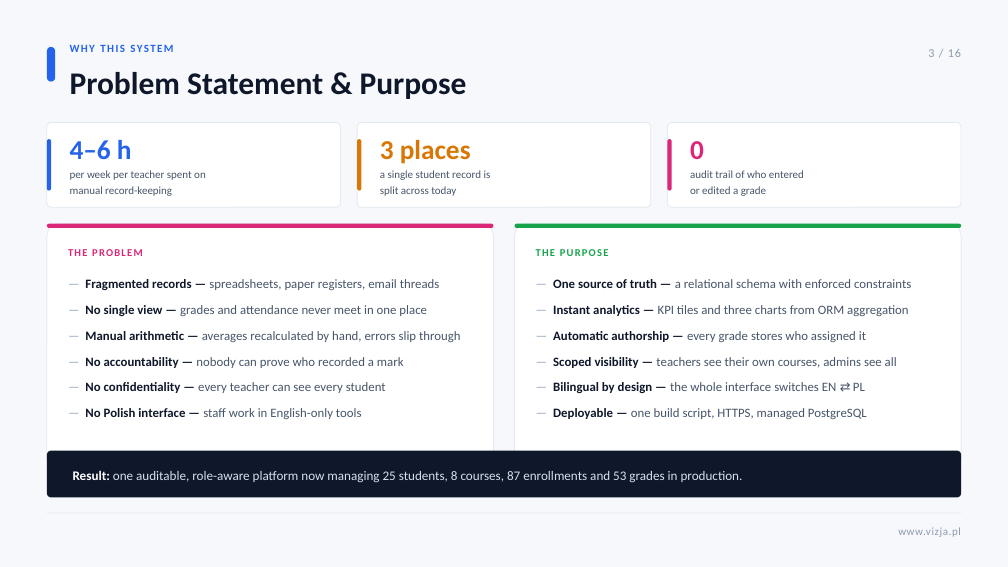
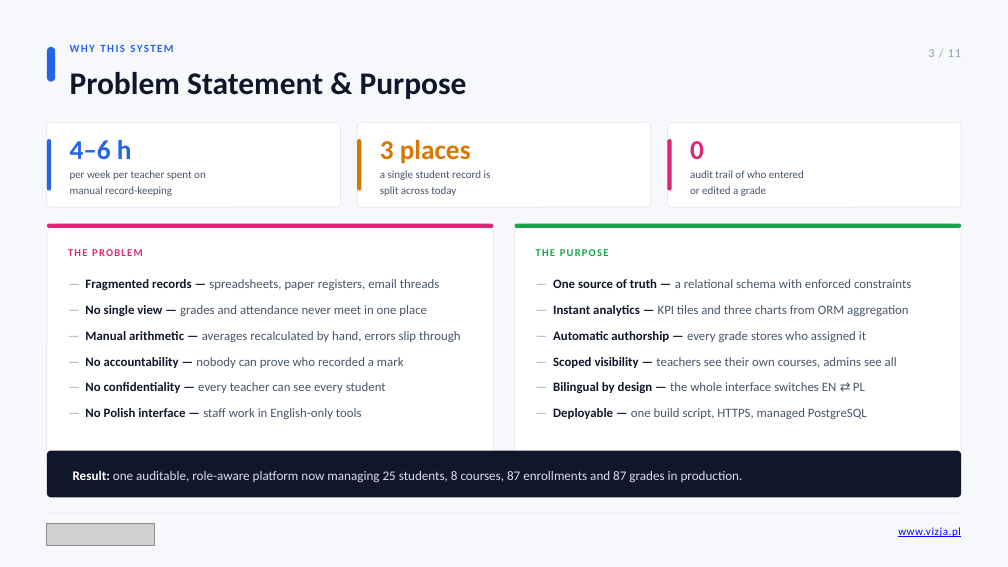
Before and after one commit to maksym671/Diploma-Project-SMS-Management-System, a slide deck: slide 3 of Maksym_Shpak_Diploma_Presentation.pptx. Drawn at 1008x567 pixels with LibreOffice and Linux fonts; fonts in the diff are those of the drawing; grey boxes stand for pictures. Boxes give left, top, right and bottom in pixels: in the first picture for what was removed or moved away, otherwise in the second. Text is boxed around its words. In the diff, an @@ line names an element or a change of style, - is before the commit and + after.

```diff
--- a/Maksym_Shpak_Diploma_Presentation.pptx
+++ b/Maksym_Shpak_Diploma_Presentation.pptx
@@ text at <box>928,49,961,57</box>: text changed @@
-3 / 16
+3 / 11
@@ text at <box>73,470,743,483</box>: text changed @@
-Result: one auditable, role-aware platform now managing 25 students, 8 courses, 87 enrollments and 53 grades in production.
+Result: one auditable, role-aware platform now managing 25 students, 8 courses, 87 enrollments and 87 grades in production.
@@ picture added at <box>47,523,154,545</box> @@
@@ text "www.vizja.pl" at <box>898,527,961,537</box>: text colour #8C9AAF to #0000FF, underline on @@
```
Also in this commit, not shown: 9 other slides changed, 1 slide added, 6 slides removed, 51 other files.
